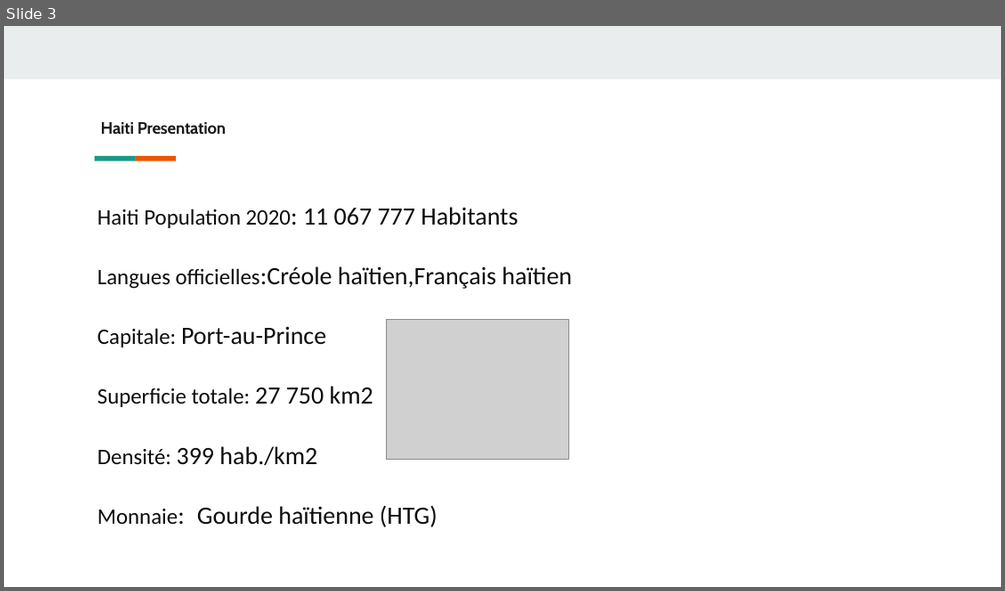
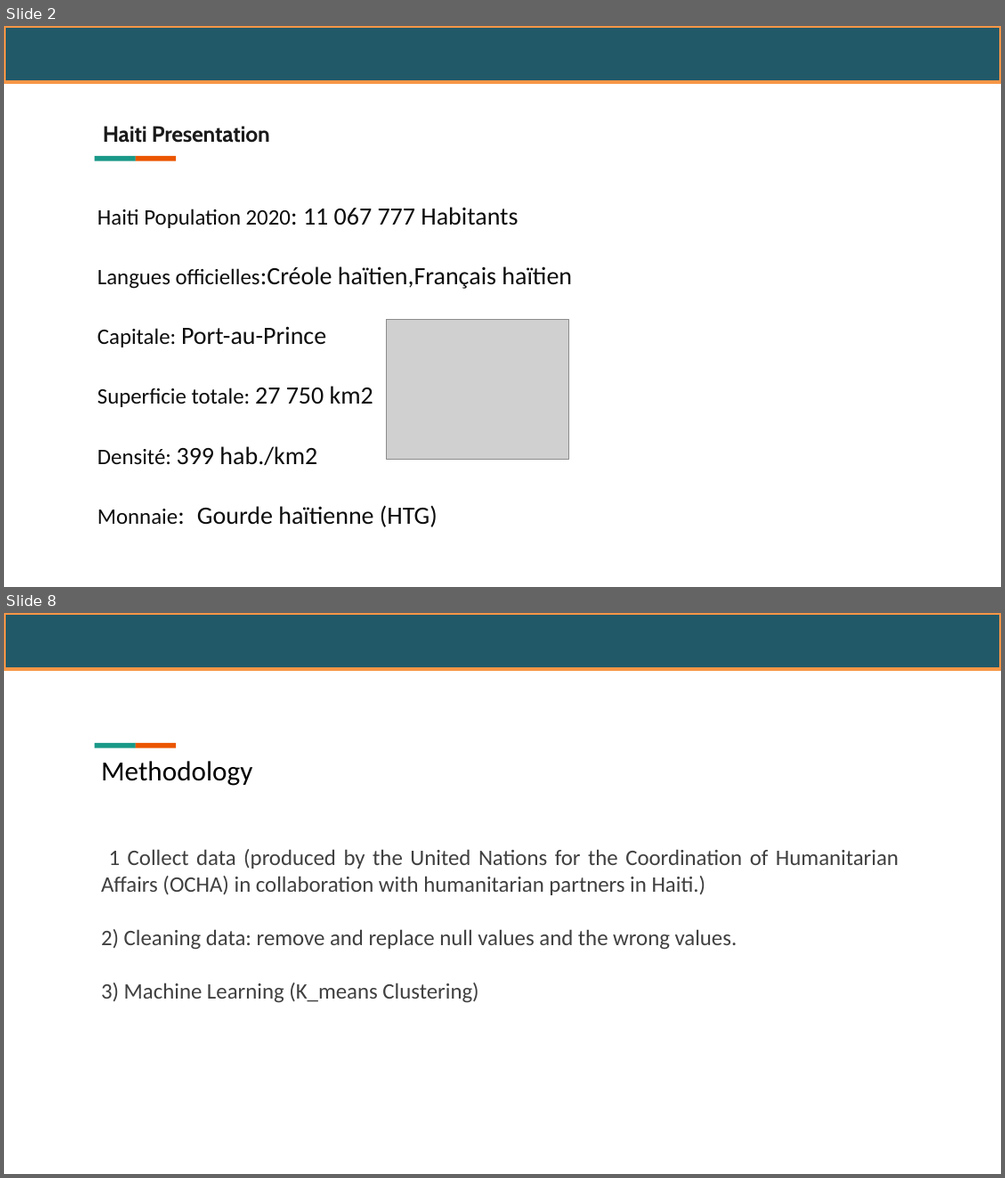
Before and after one commit to Thermoris1212/Ayiti-Analytics-Capstone-project, a slide deck: présentationCapstone.pptx. Shown one above the other, each under a label of ours: slide 3 before the commit, slides 2 and 8 after it; the slides between them are not shown. The pictures are 1005x591 and 1005x1178 pixels, drawn with LibreOffice and Linux fonts; fonts in the diff are those of the drawing; grey boxes stand for pictures; background and template pictures are left out. Boxes give left, top, right and bottom in pixels: in the first picture for what was removed or moved away, otherwise in the second. Text is boxed around its words. In the diff, an @@ line names an element or a change of style, - is before the commit and + after.

```diff
--- a/présentationCapstone.pptx
+++ b/présentationCapstone.pptx
@@ slide 8 added at [4,613,1001,1174], background #FFFFFF; not listed: 3 template elements that a slide beside it also shows @@
@@ rectangle added at [4,613,1001,669], fill #215968, outline #F79646 2 pt @@
@@ rectangle added at [299,684,805,1027], fill #FFFFFF @@
@@ text added at [101,761,252,786], 20 pt, text #000000 @@
+Methodology
@@ text added at [101,849,898,1003], 16 pt, text #404040 @@
+1 Collect data (produced by the United Nations for the Coordination of Humanitarian Affairs (OCHA) in collaboration with humanitarian partners in Haiti.)
+2) Cleaning data: remove and replace null values and the wrong values.
+3) Machine Learning (K_means Clustering)
@@ rectangle added at [278,985,552,1102], fill #FFFFFF @@
@@ what was slide 3 is now slide 2 @@
@@ slide 2 changed as well @@
@@ rectangle added at [4,26,1001,82], fill #215968, outline #F79646 2 pt @@
@@ title "Haiti Presentation" at [103,126,270,143]: size 12 to 16 pt @@
```
Also in this commit, not shown: 2 other slides changed, 8 other slides added, 3 slides removed.
